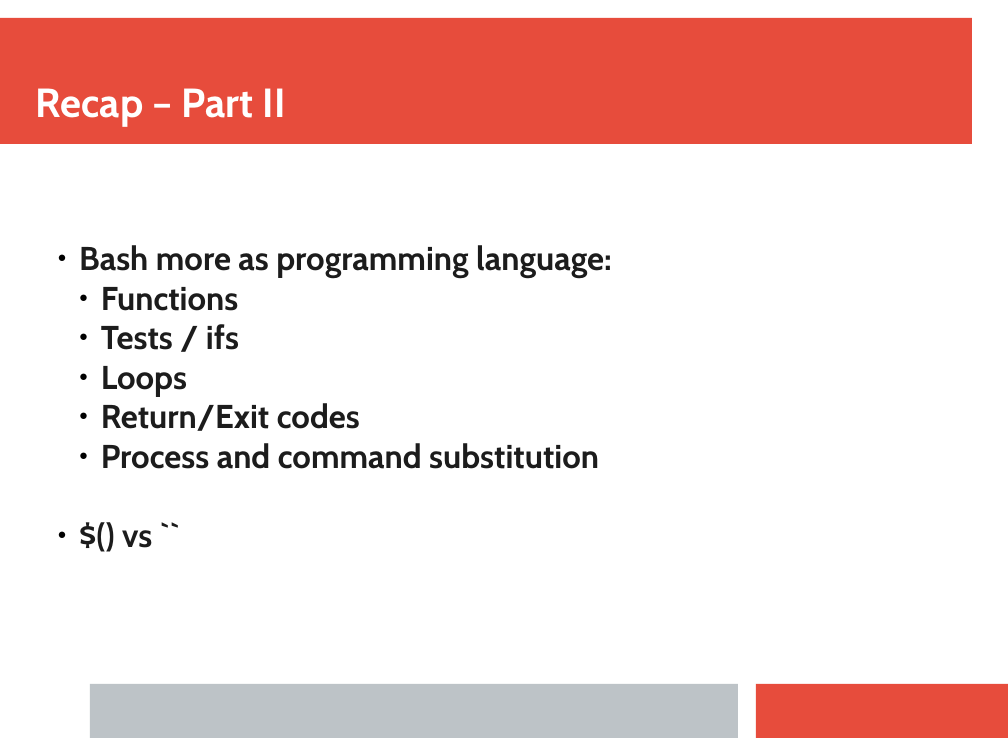
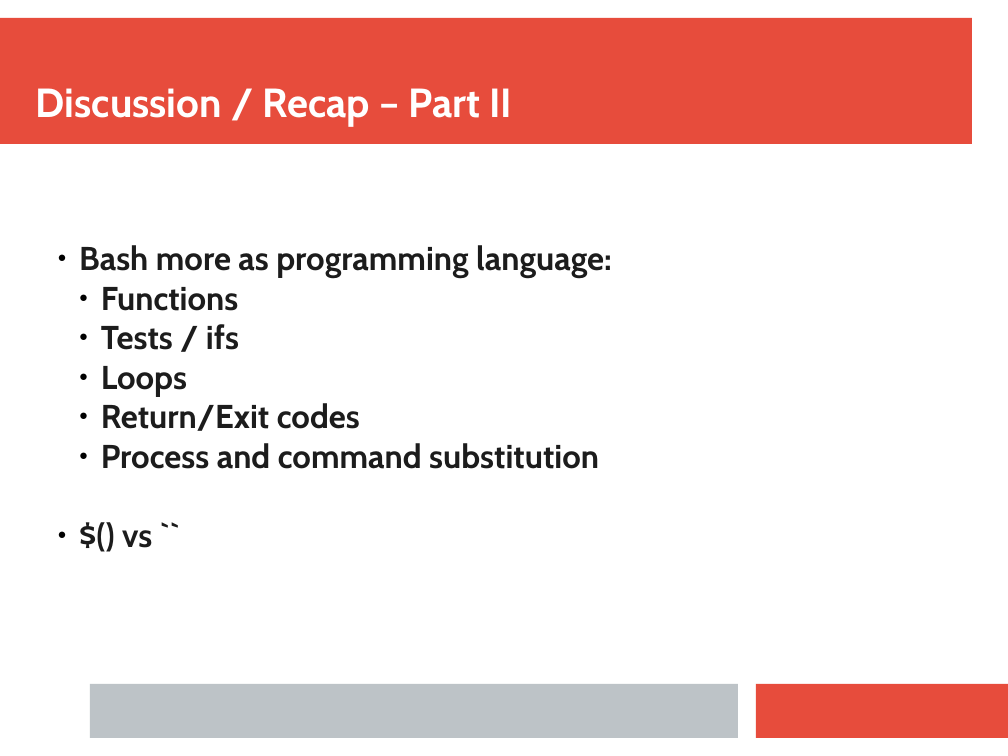
Before and after one commit to ianmiell/introduction-to-bash, a slide deck: slide 72 of slides/introduction_to_bash.pptx (slide 70 before the commit). Drawn at 1008x756 pixels with LibreOffice and Linux fonts; fonts in the diff are those of the drawing. Boxes give left, top, right and bottom in pixels: in the first picture for what was removed or moved away, otherwise in the second. Text is boxed around its words. In the diff, an @@ line names an element or a change of style, - is before the commit and + after.

```diff
--- a/slides/introduction_to_bash.pptx
+++ b/slides/introduction_to_bash.pptx
@@ text at [36, 88, 512, 127]: text changed @@
-Recap – Part II
+Discussion / Recap – Part II
```
Also in this commit, not shown: 3 other slides changed, 40 slides added, 1 other file.
